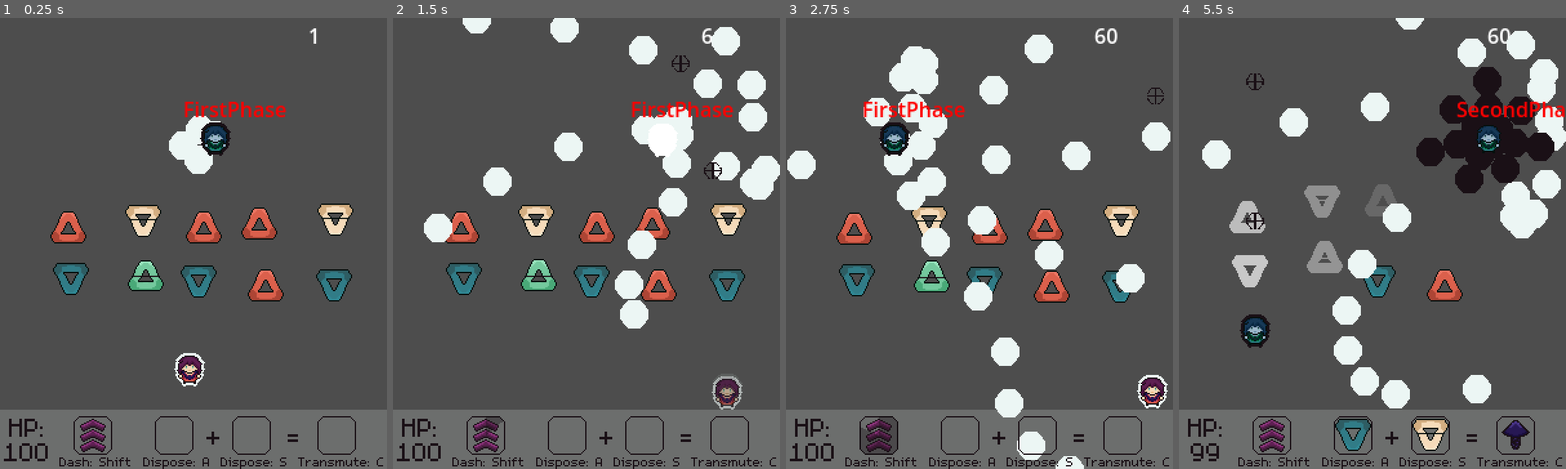
Above: before the commit, frames 1-4 (left to right).
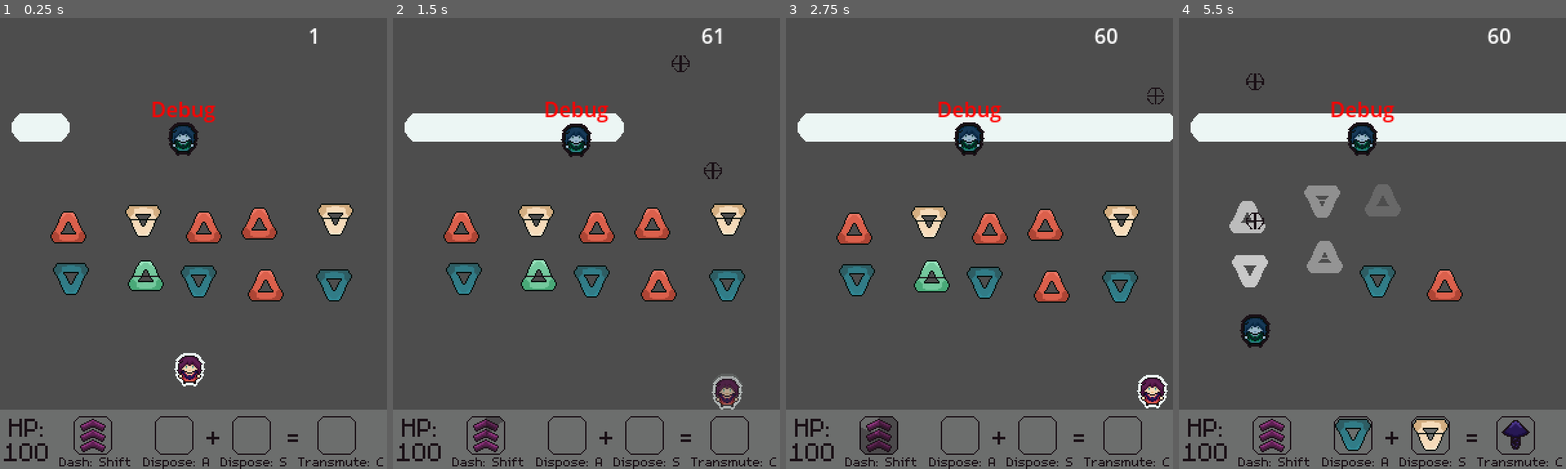
Above: after the commit, the same moments.

Repository: SantiagoBoscan07/Project-Transmutation
Game: Godot game, scene res://Scenes/Test/Test.tscn
Same seed, same stepped clock (60 frames per second), same inputs: the game is played once before the commit and once after it. The project has no main scene, so this scene is started directly.
Inputs:
- Up to frame 1 (0.25 s): no input
- Up to frame 2 (1.5 s): hold Right (move_right) 0.53-1.28 s; hold Z (shoot) 0.53-1.28 s; hold Down (move_down) from 1.28 s (still down); tap Shift (dash) at 1.35 s
- Up to frame 3 (2.75 s): tap Z (shoot) at 1.55, 2.3 s; release Down (move_down) at 2.03 s; hold Right (move_right) from 2.03 s (still down); hold A (dispose_first) from 2.03 s (still down)
- Up to frame 4 (5.5 s): release Right (move_right) at 2.78 s; release A (dispose_first) at 2.78 s; hold Up (move_up) 2.78-3.53 s; tap S (dispose_second) at 2.85 s; tap Z (shoot) at 3.05, 4.55 s; hold Z (shoot) 3.53-4.28 s; hold Left (move_left) 3.53-5.03 s; tap X (switch_mode) at 4.35 s; hold Down (move_down) from 5.03 s (still down); hold Z (shoot) from 5.03 s (still down)

The runs differ from the first frame. In frame 1, 2.9% of the frame differs, in the area x 3-74%, y 18-35%; in frame 2, 12%; in frame 3, 14%; in frame 4, 16%, in the area x 1-100%, y 0-99%.

Commit message:
laser

Diff:
--- a/Scenes/Player/player.tscn
+++ b/Scenes/Player/player.tscn
@@ -90,6 +90,12 @@
 [node name="ShootPoint" type="Marker2D" parent="Body"]
 position = Vector2(0, -19)
 
+[node name="ShootPoint2" type="Marker2D" parent="Body"]
+position = Vector2(13, -26)
+
+[node name="ShootPoint3" type="Marker2D" parent="Body"]
+position = Vector2(-13, -26)
+
 [node name="SpriteManager" type="Node" parent="Body" node_paths=PackedStringArray("lightSprite", "shadowSprite")]
 script = ExtResource("4_su1pt")
 lightSprite = NodePath("../LightMode")
@@ -123,11 +129,14 @@
 hurtboxLight = NodePath("../../Areas/HurtboxLight")
 hurtboxShadow = NodePath("../../Areas/HurtboxShadow")
 
-[node name="Shoot" type="Node2D" parent="Components" node_paths=PackedStringArray("player", "shootPoint", "shootTimer")]
+[node name="Shoot" type="Node2D" parent="Components" node_paths=PackedStringArray("player", "shootPoint", "shootPoint2", "shootPoint3", "shootTimer", "multipleShootTimer")]
 script = ExtResource("7_ie54y")
 player = NodePath("../..")
 shootPoint = NodePath("../../Body/ShootPoint")
+shootPoint2 = NodePath("../../Body/ShootPoint2")
+shootPoint3 = NodePath("../../Body/ShootPoint3")
 shootTimer = NodePath("../../Timers/ShootTimer")
+multipleShootTimer = NodePath("../../Timers/MultipleShoot")
 
 [node name="Health" type="Node" parent="Components"]
 script = ExtResource("8_tejuy")
@@ -200,6 +209,10 @@
 wait_time = 8.0
 one_shot = true
 
+[node name="MultipleShoot" type="Timer" parent="Timers"]
+wait_time = 7.0
+one_shot = true
+
 [node name="Areas" type="Node2D" parent="."]
 
 [node name="HurtboxShadow" type="Area2D" parent="Areas"]
@@ -250,3 +263,4 @@
 [connection signal="timeout" from="Timers/DashCooldown" to="Components/Dash" method="_on_dash_cooldown_timeout"]
 [connection signal="timeout" from="Timers/Barrier" to="Components/Barrier" method="_on_barrier_timeout"]
 [connection signal="timeout" from="Timers/BarrierBlink" to="Components/Barrier" method="_on_barrier_blink_timeout"]
+[connection signal="timeout" from="Timers/MultipleShoot" to="Components/Shoot" method="_on_multiple_shoot_timeout"]
--- a/Scenes/Test/Test.tscn
+++ b/Scenes/Test/Test.tscn
@@ -66,12 +66,11 @@
 [node name="ElementManager" parent="UI TEST/Panel2" instance=ExtResource("5_rleoa")]
 
 [node name="ProjectileSpawner" parent="." instance=ExtResource("3_y33hk")]
-process_mode = 4
-position = Vector2(144, 137)
-alpha = 1.3
+position = Vector2(20, 85)
 spawnTime = 0.01
 
 [node name="Enemy" parent="." instance=ExtResource("5_4olau")]
+process_mode = 4
 position = Vector2(142, 92)
 
 [node name="Item" parent="." instance=ExtResource("7_iyk06")]
--- a/Scripts/Player/Shoot.gd
+++ b/Scripts/Player/Shoot.gd
@@ -2,23 +2,45 @@
 class_name playerShootComponent
 @export var player: CharacterBody2D
 @export var shootPoint: Marker2D
+@export var shootPoint2: Marker2D
+@export var shootPoint3: Marker2D
 @export var shootTimer: Timer
+@export var multipleShootTimer: Timer
 @onready var projectilePreload: PackedScene = preload("res://Scenes/Player/PlayerProjectile.tscn")
 var canShoot: bool = true
+var multipleShoot: bool = false
 var projectile
+
+func _ready():
+	Signals.laser.connect(activateLaser)
+
 
 func _physics_process(delta):
 	if Input.is_action_pressed("shoot") and canShoot:
 		shoot()
 
+func activateLaser():
+	multipleShoot = true
+	multipleShootTimer.start()
 
 func shoot():
 	shootTimer.start()
 	projectile = projectilePreload.instantiate()
 	projectile.position = shootPoint.global_position
 	get_tree().current_scene.add_child(projectile)
+	if multipleShoot:
+		projectile = projectilePreload.instantiate()
+		projectile.position = shootPoint2.global_position
+		get_tree().current_scene.add_child(projectile)
+		projectile = projectilePreload.instantiate()
+		projectile.position = shootPoint3.global_position
+		get_tree().current_scene.add_child(projectile)
 	canShoot = false
 
 
 func _on_shoot_timer_timeout():
 	canShoot = true
+
+
+func _on_multiple_shoot_timeout():
+	multipleShoot = false
